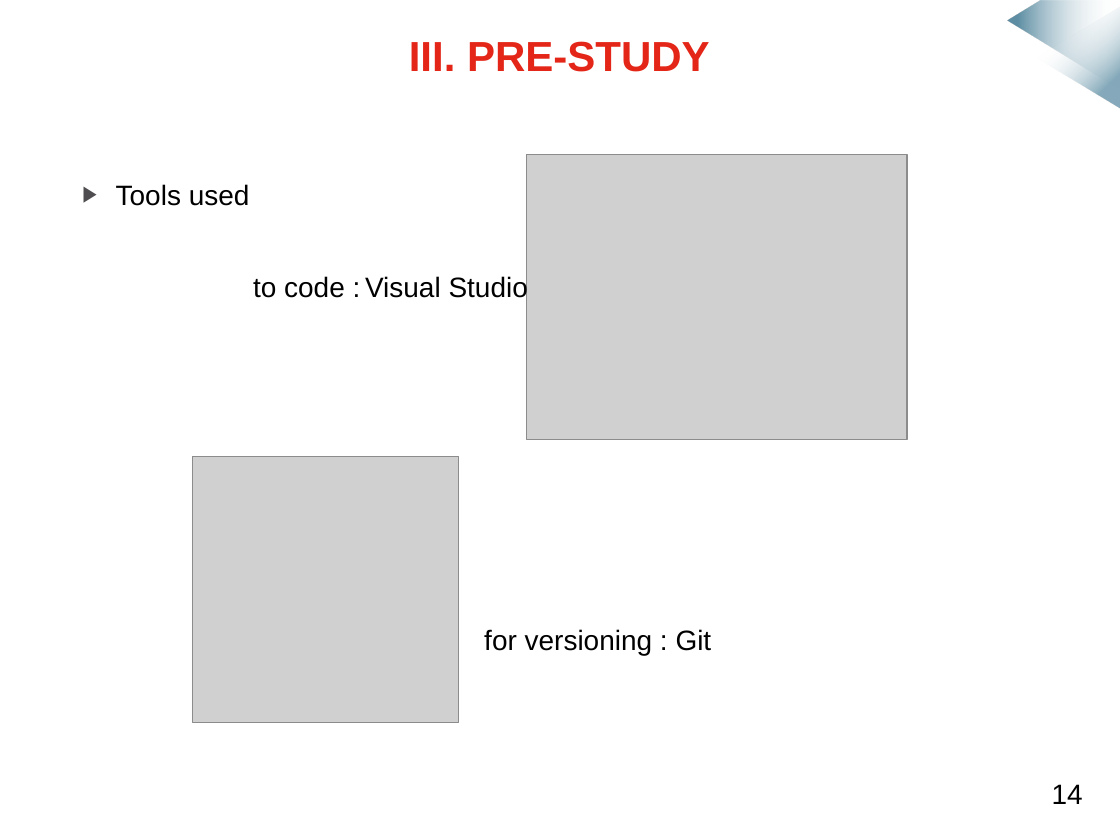
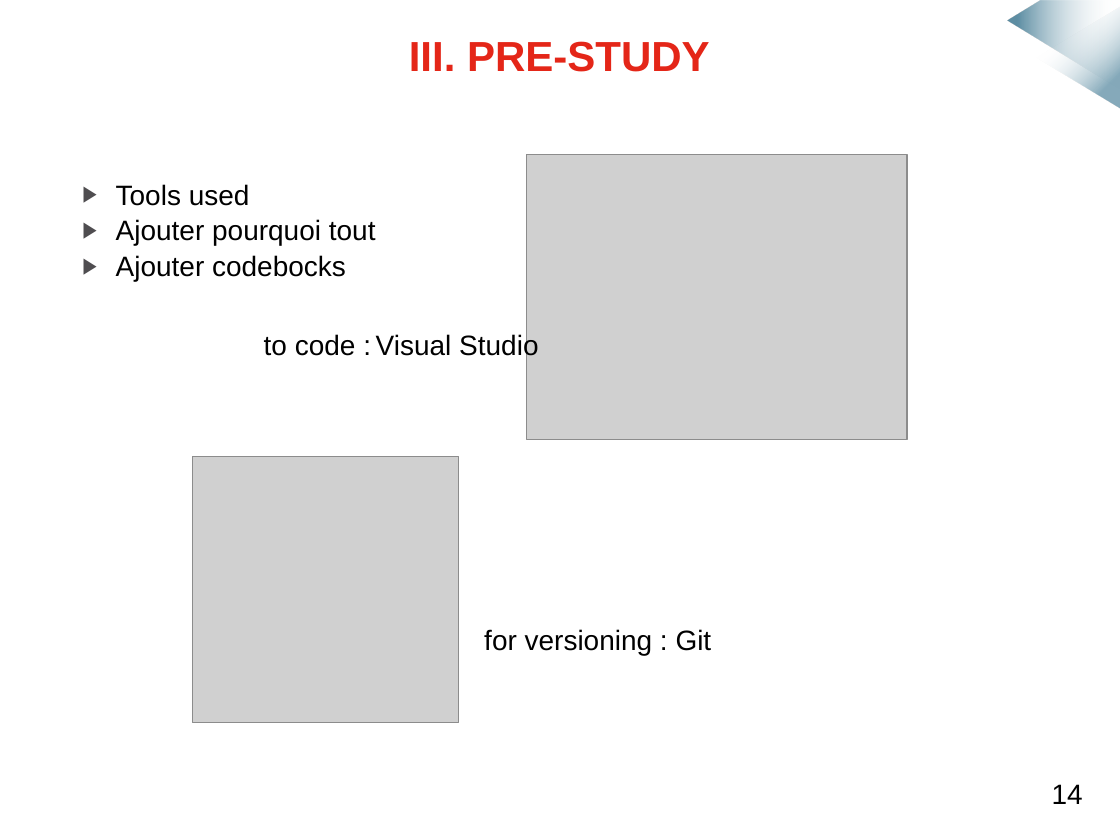
Before and after one commit to mmeven/EP_Domotique_Tablette, a slide deck: slide 13 of Rendu/Diapo_prototype_janvier.pptx (slide 12 before the commit). Drawn at 1120x840 pixels with LibreOffice and Linux fonts; fonts in the diff are those of the drawing; grey boxes stand for pictures; background and template pictures are left out. Boxes give left, top, right and bottom in pixels: in the first picture for what was removed or moved away, otherwise in the second. Text is boxed around its words. In the diff, an @@ line names an element or a change of style, - is before the commit and + after.

```diff
--- a/Rendu/Diapo_prototype_janvier.pptx
+++ b/Rendu/Diapo_prototype_janvier.pptx
@@ text at bbox=[116, 219, 376, 281]: paragraphs added @@
+▶ Ajouter pourquoi tout
+▶ Ajouter codebocks
@@ text "to code : Visual Studio": place and size @@
-text "to code : Visual Studio" at bbox=[253, 275, 528, 302]
+text "to code : Visual Studio" at bbox=[264, 334, 538, 361]
```
Also in this commit, not shown: 9 other slides changed, 4 slides added, 3 slides removed.
